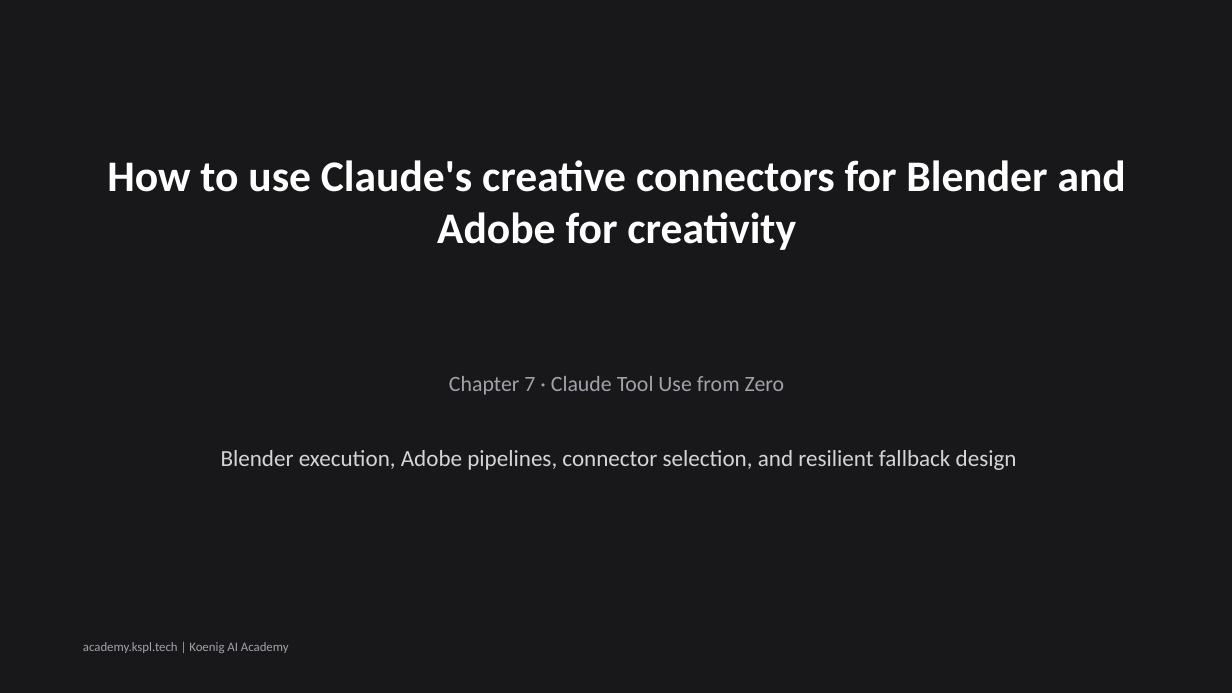
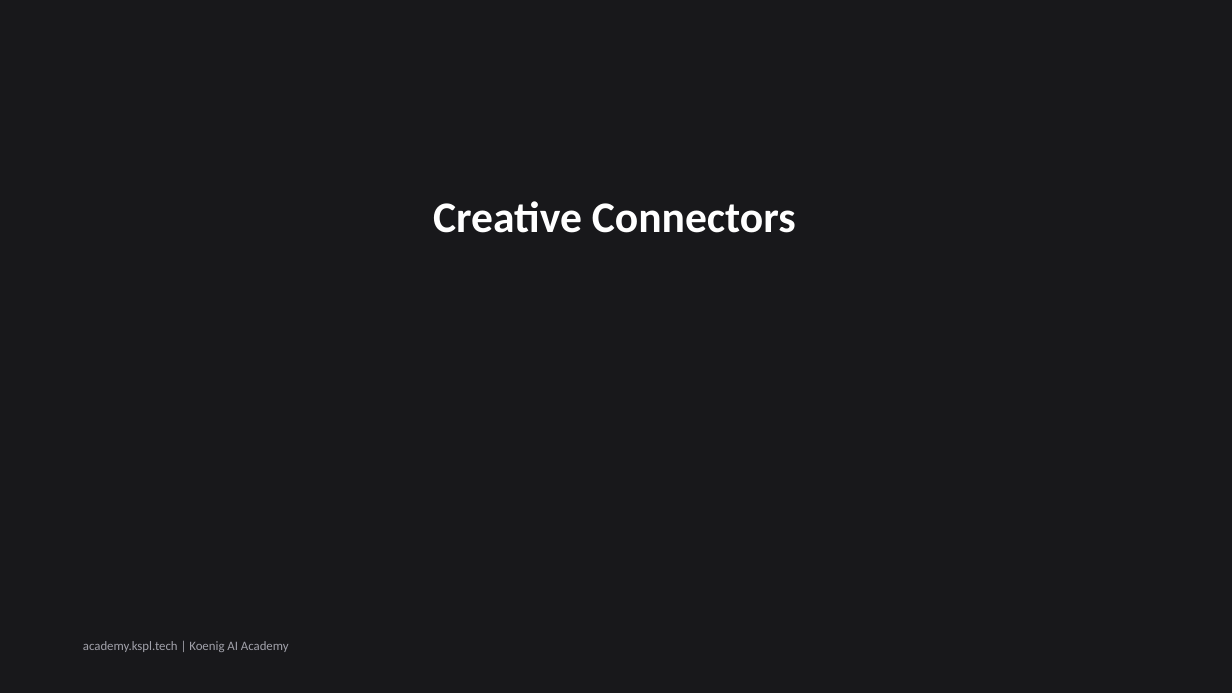
Before and after one commit to Koenig-Solutions-Private-Limited/koenig-ai-org, a slide deck: slide 1 of vault/courses/claude-tool-use-from-zero/ch07-slides.pptx. Drawn at 1232x693 pixels with LibreOffice and Linux fonts; fonts in the diff are those of the drawing. Boxes give left, top, right and bottom in pixels: in the first picture for what was removed or moved away, otherwise in the second. Text is boxed around its words. In the diff, an @@ line names an element or a change of style, - is before the commit and + after.

Commit message:
slides(course): regenerate claude-tool-use-from-zero ch07 deck [KOEA-4862]

```diff
--- a/vault/courses/claude-tool-use-from-zero/ch07-slides.pptx
+++ b/vault/courses/claude-tool-use-from-zero/ch07-slides.pptx
@@ text at (433, 201, 796, 233): text changed @@
-How to use Claude's creative connectors for Blender and Adobe for creativity
+Creative Connectors
@@ text removed at (449, 376, 785, 395) @@
-Chapter 7 · Claude Tool Use from Zero
@@ text removed at (221, 450, 1017, 470) @@
-Blender execution, Adobe pipelines, connector selection, and resilient fallback design
```
Also in this commit, not shown: 6 slides added, 6 slides removed, 1 other file.
